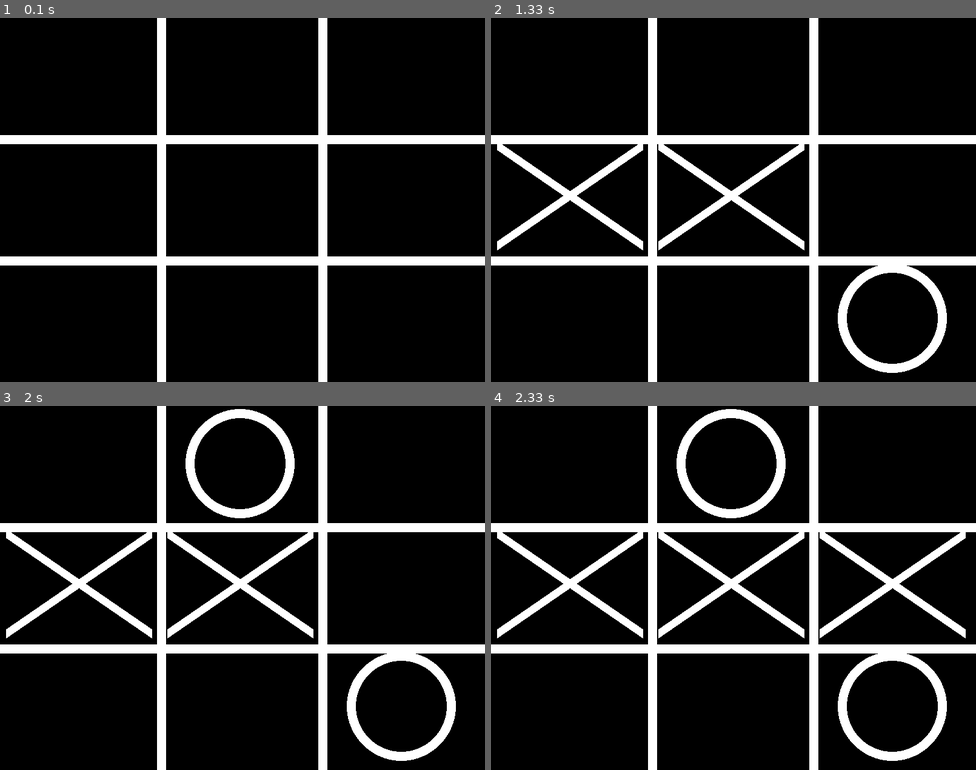
Above: before the commit, frames 1-4 (two rows, left to right).
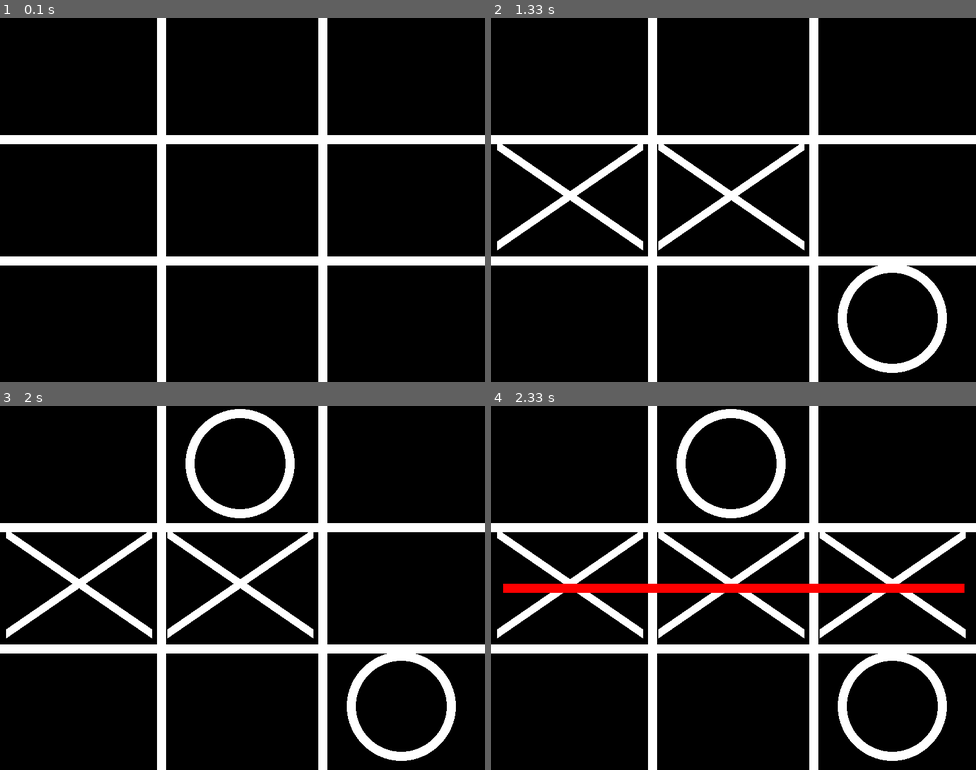
Above: after the commit, the same moments.

Repository: giannisvrn/pygame-tic-tac-toe
Game: pygame game, started from main.py
Two runs of this game, one before a commit and one after it. Both use one fixed random seed, a clock stepped at 60 frames per second and the inputs below.
Inputs (mouse positions are in pixels of both pictures, inside the frame that each line leads up to):
- Up to frame 1 (0.1 s): no input
- Up to frame 2 (1.33 s): press the mouse at (733, 221) at 0.37 s; move the mouse to (675, 214) at 0.47 s; release the mouse at (617, 203) at 0.6 s; press the mouse at (733, 221) at 0.7 s; move the mouse to (820, 276) at 0.8 s; release the mouse at (912, 327) at 0.93 s; press the mouse at (733, 221) at 1.1 s; move the mouse to (646, 207) at 1.2 s; move the mouse to (558, 189) at 1.3 s
- Up to frame 3 (2 s): release the mouse at (67, 577) at 1.33 s; click (227, 526) at 1.6 s; press the mouse at (227, 526) at 1.9 s
- Up to frame 4 (2.33 s): move the mouse to (791, 540) at 2 s; release the mouse at (859, 555) at 2.13 s

Frames 1-3 are identical in both runs. In frame 4, 2.4% of the frame differs, in the area x 2-98%, y 48-52%.

Commit message:
finding who won and then stopping the game

Diff:
--- a/main.py
+++ b/main.py
@@ -1,3 +1,4 @@
+from platform import python_branch
 from textwrap import fill
 import pygame
 
@@ -8,6 +9,7 @@
 
 screen = pygame.display.set_mode((SCREEN_WIDTH,SCREEN_HEIGHT))
 screen_color = (0,0,0)
+won = 0
 
 screen.fill(screen_color)
 clock = pygame.time.Clock()
@@ -35,20 +37,39 @@
 def check_win(box_filled):
     if box_filled[0] == box_filled[1] and box_filled[1] == box_filled[2] and box_filled[0] != 0:
         print("W1")
+        pygame.draw.line(screen,(255,0,0),(133,10),(133,790),15)
+        temp_won = 1
     elif box_filled[0] == box_filled[3] and box_filled[3] == box_filled[6] and box_filled[0] != 0:
         print("W2")
+        pygame.draw.line(screen,(255,0,0),(20,100),(780,100),15)
+        temp_won = 1
     elif box_filled[6] == box_filled[7] and box_filled[7] == box_filled[8] and box_filled[6] != 0:
         print("W3")
+        pygame.draw.line(screen,(255,0,0),(665,10),(665,790),15)
+        temp_won = 1
     elif box_filled[2] == box_filled[5] and box_filled[5] == box_filled[8] and box_filled[2] != 0:
         print("W4")
+        pygame.draw.line(screen,(255,0,0),(20,500),(780,500),15)
+        temp_won = 1
     elif box_filled[0] == box_filled[4] and box_filled[4] == box_filled[8] and box_filled[0] != 0:
         print("W5")
+        pygame.draw.line(screen,(255,0,0),(20,10),(780,580),15)
+        temp_won = 1
     elif box_filled[2] == box_filled[4] and box_filled[4] == box_filled[6] and box_filled[2] != 0:
         print("W6")
+        pygame.draw.line(screen,(255,0,0),(780,10),(20,580),15)
+        temp_won = 1
     elif box_filled[1] == box_filled[4] and box_filled[4] == box_filled[7] and box_filled[1] != 0:
         print("W7")
+        pygame.draw.line(screen,(255,0,0),(20,300),(780,300),15)
+        temp_won = 1
     elif box_filled[3] == box_filled[4] and box_filled[4] == box_filled[5] and box_filled[3] != 0:
         print("W8")
+        pygame.draw.line(screen,(255,0,0),(399,10),(399,790),15)
+        temp_won = 1
+    else:
+        temp_won = 0
+    return temp_won
 
 filled = 0
 player = 1
@@ -57,84 +78,88 @@
 while True:
     left,middle,right = pygame.mouse.get_pressed()
 
-    if left:
-        pos = pygame.mouse.get_pos()
-        x,y = pos
+    if won != 1:
+        if left:
+            pos = pygame.mouse.get_pos()
+            x,y = pos
 
-        filling = 1
+            filling = 1
 
-        if x <= 266:
-            if y <= 200:
-                print("1")
-                if box_filled[0] != 0:
-                    filling = 0
+            if x <= 266:
+                if y <= 200:
+                    print("1")
+                    if box_filled[0] != 0:
+                        filling = 0
+                    else:
+                        player_draw(player,0,0)
+                        box_filled[0] = 1 + player
+                elif y <= 400:
+                    print("2")
+                    if box_filled[1] != 0:
+                        filling = 0
+                    else:
+                        player_draw(player,0,200)
+                        box_filled[1] = 1 + player
                 else:
-                    player_draw(player,0,0)
-                    box_filled[0] = 1 + player
-            elif y <= 400:
-                print("2")
-                if box_filled[1] != 0:
-                    filling = 0
+                    print("3")
+                    if box_filled[2] != 0:
+                        filling = 0
+                    else:
+                        player_draw(player,0,400)
+                        box_filled[2] = 1 + player
+            elif x <= 532:
+                if y <= 200:
+                    print("4")
+                    if box_filled[3] != 0:
+                        filling = 0
+                    else:
+                        player_draw(player,266,0)
+                        box_filled[3] = 1 + player
+                elif y <= 400:
+                    print("5")
+                    if box_filled[4] != 0:
+                        filling = 0
+                    else:
+                        player_draw(player,266,200)
+                        box_filled[4] = 1 + player
                 else:
-                    player_draw(player,0,200)
-                    box_filled[1] = 1 + player
+                    print("6")
+                    if box_filled[5] != 0:
+                        filling = 0
+                    else:
+                        player_draw(player,266,400)
+                        box_filled[5] = 1 + player
             else:
-                print("3")
-                if box_filled[2] != 0:
-                    filling = 0
+                if y <= 200:
+                    print("7")
+                    if box_filled[6] != 0:
+                        filling = 0
+                    else:
+                        player_draw(player,532,0)
+                        box_filled[6] = 1 + player
+                elif y <= 400:
+                    print("8")
+                    if box_filled[7] != 0:
+                        filling = 0
+                    else:
+                        player_draw(player,532,200)
+                        box_filled[7] = 1 + player
                 else:
-                    player_draw(player,0,400)
-                    box_filled[2] = 1 + player
-        elif x <= 532:
-            if y <= 200:
-                print("4")
-                if box_filled[3] != 0:
-                    filling = 0
-                else:
-                    player_draw(player,266,0)
-                    box_filled[3] = 1 + player
-            elif y <= 400:
-                print("5")
-                if box_filled[4] != 0:
-                    filling = 0
-                else:
-                    player_draw(player,266,200)
-                    box_filled[4] = 1 + player
-            else:
-                print("6")
-                if box_filled[5] != 0:
-                    filling = 0
-                else:
-                    player_draw(player,266,400)
-                    box_filled[5] = 1 + player
-        else:
-            if y <= 200:
-                print("7")
-                if box_filled[6] != 0:
-                    filling = 0
-                else:
-                    player_draw(player,532,0)
-                    box_filled[6] = 1 + player
-            elif y <= 400:
-                print("8")
-                if box_filled[7] != 0:
-                    filling = 0
-                else:
-                    player_draw(player,532,200)
-                    box_filled[7] = 1 + player
-            else:
-                print("9")
-                if box_filled[8] != 0:
-                    filling = 0
-                else:
-                    player_draw(player,532,400)
-                    box_filled[8] = 1 + player
-        if filling == 1:
-            player = 1 - player
-            filled = filled + 1
-            check_win(box_filled)
-    if filled == 9:
-        print("End")
+                    print("9")
+                    if box_filled[8] != 0:
+                        filling = 0
+                    else:
+                        player_draw(player,532,400)
+                        box_filled[8] = 1 + player
+            if filling == 1:
+                temp_won = check_win(box_filled)
+                if temp_won == 1:
+                    print("Player",player," Won")
+                    won = 1
+                player = 1 - player
+                filled = filled + 1
+        if filled == 9:
+            print("End")
 
 
     for events in pygame.event.get():
